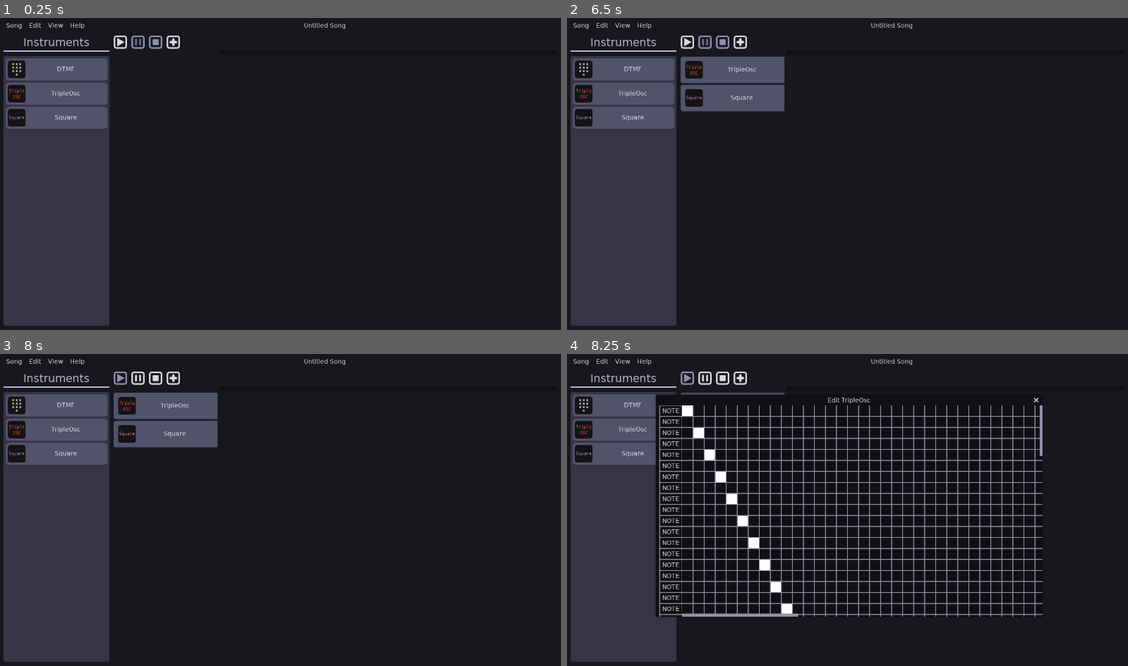
Above: before the commit, frames 1-4 (two rows, left to right).
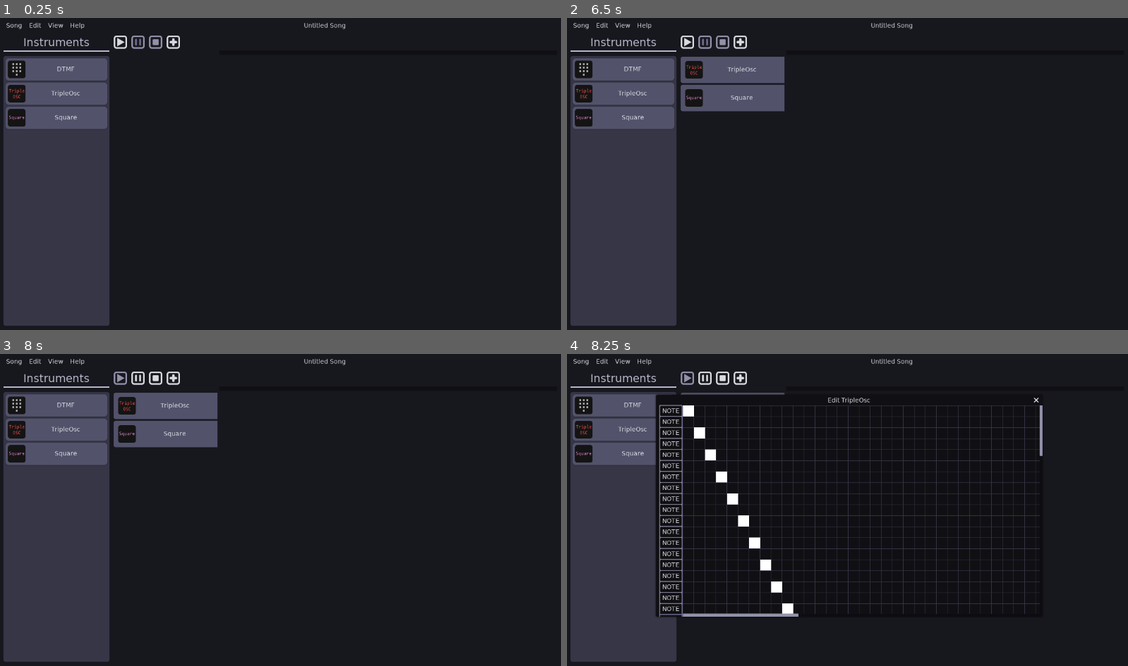
Above: after the commit, the same moments.

Repository: QuadCubedStudios/GoDAW
Game: Godot game, scene res://Main.tscn
Same seed, same stepped clock (60 frames per second), same inputs: the game is played once before the commit and once after it.
Inputs (mouse positions are in pixels of both pictures, inside the frame that each line leads up to):
- Up to frame 1 (0.25 s): no input
- Up to frame 2 (6.5 s): click (684, 42) at 0.5 s; click "Song" at 1.25 s; click "Edit" at 2 s; click "View" at 2.75 s; click "DTMF" at 3.5 s; click "TripleOsc" at 4.25 s; click "Square" at 5 s; click (724, 42) at 5.75 s
- Up to frame 3 (8 s): click (117, 378) at 6.5 s; click (173, 378) at 7.25 s
- Up to frame 4 (8.25 s): click "TripleOsc" at 8 s

Frames 1-3 are identical in both runs. In frame 4, 9.7% of the frame differs, in the area x 16-85%, y 16-85%.

Commit message:
Made Grid self-documented 📗

Diff:
--- a/Editor/Scenes/Dialogues/TrackEditor/Grid.gd
+++ b/Editor/Scenes/Dialogues/TrackEditor/Grid.gd
@@ -1,14 +1,30 @@
 extends Node2D
 
-var size: int = 25
-var thickness = 2
-onready var track_editor = $"../../../"
+const track_editor_script = preload("res://Editor/Scenes/Dialogues/TrackEditor/TrackEditor.gd")
+export var thickness = 2
+export var color: Color
+export var border_color: Color
+
+export var track_editor_path: NodePath
 
 func _draw():
-	draw_line(Vector2(0, 0), Vector2(0, get_parent().rect_size.y), Color("#9191aa"), thickness)
-	for y in get_parent().rect_size.y/size:
-		if y*size-track_editor.scroll.scroll_vertical % size > 0:
-			draw_line(Vector2(0, y*size-track_editor.scroll.scroll_vertical % size), Vector2(get_parent().rect_size.x, y*size-track_editor.scroll.scroll_vertical % size), Color("#9191aa"), thickness)
-	for x in get_parent().rect_size.x/size - track_editor.name_scroll.rect_size.x/size:
-		if x*size+track_editor.name_scroll.rect_size.x-track_editor.scroll.scroll_horizontal % size > track_editor.name_scroll.rect_size.x:
-			draw_line(Vector2(x*size+track_editor.name_scroll.rect_size.x-track_editor.scroll.scroll_horizontal % size, 0), Vector2(x*size+track_editor.name_scroll.rect_size.x-track_editor.scroll.scroll_horizontal % size, get_parent().rect_size.y), Color("#9191aa"), thickness)
+	var grid_size = get_parent().rect_size
+	var track_editor: track_editor_script = get_node(track_editor_path)
+	var size: int = track_editor.note_names.get_child(0).rect_size.y
+	var name_size = track_editor.name_scroll.rect_size.x
+	var xoffset = track_editor.scroll.scroll_horizontal % size - get_parent().get_constant("separation")
+	var yoffset = track_editor.scroll.scroll_vertical % size
+
+	# Grid in y direction
+	for y in grid_size.y/size:
+		if y*size-yoffset >= 0:
+			draw_line(Vector2(0, y*size - yoffset), Vector2(grid_size.x, y*size - yoffset), color, thickness)
+			draw_line(Vector2(0, y*size - yoffset), Vector2(name_size, y*size - yoffset), border_color, thickness*2)
+
+	# Grid in x direction
+	for x in grid_size.x/size - name_size/size:
+		if x*size + name_size - xoffset > track_editor.name_scroll.rect_size.x:
+			draw_line(Vector2(x*size + name_size - xoffset, 0), Vector2(x*size + name_size-xoffset, grid_size.y), color, thickness)
+
+	draw_line(Vector2.ZERO, Vector2(0, grid_size.y), border_color, thickness*2)
+	draw_line(Vector2(name_size, 0), Vector2(name_size, grid_size.y), border_color, thickness*2)
--- a/Editor/Scenes/Dialogues/TrackEditor/TrackEditor.tscn
+++ b/Editor/Scenes/Dialogues/TrackEditor/TrackEditor.tscn
@@ -21,7 +21,14 @@
 margin_left = 12.0
 margin_right = 876.0
 margin_bottom = 480.0
-custom_constants/separation = 0
+custom_constants/separation = 2
+
+[node name="Grid" type="Node2D" parent="HSplit/HBoxContainer"]
+script = ExtResource( 2 )
+thickness = 1
+color = Color( 0.215686, 0.215686, 0.282353, 1 )
+border_color = Color( 0.435294, 0.435294, 0.568627, 1 )
+track_editor_path = NodePath("../../..")
 
 [node name="VBoxContainer" type="VBoxContainer" parent="HSplit/HBoxContainer"]
 margin_bottom = 480.0
@@ -52,8 +59,5 @@
 size_flags_horizontal = 3
 size_flags_vertical = 3
 
-[node name="Grid" type="Node2D" parent="HSplit/HBoxContainer"]
-script = ExtResource( 2 )
-
 [connection signal="popup_hide" from="." to="." method="_unpopup"]
 [connection signal="resized" from="HSplit/HBoxContainer/VBoxContainer/NameScroll/NoteName" to="." method="_on_NoteName_resized"]
